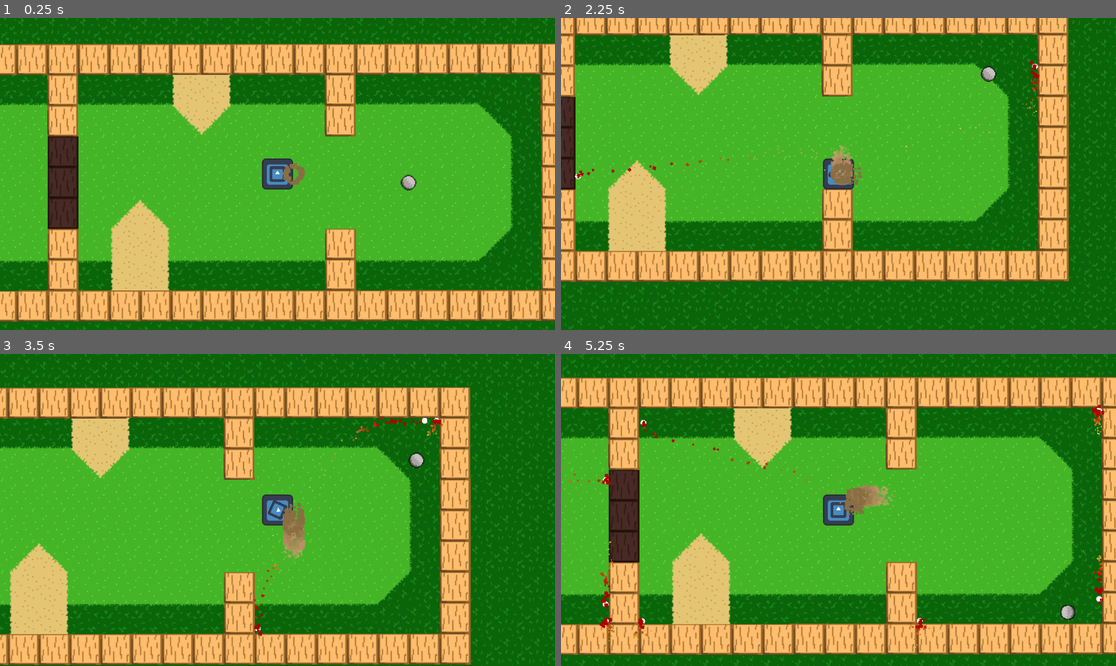
Above: before the commit, frames 1-4 (two rows, left to right).
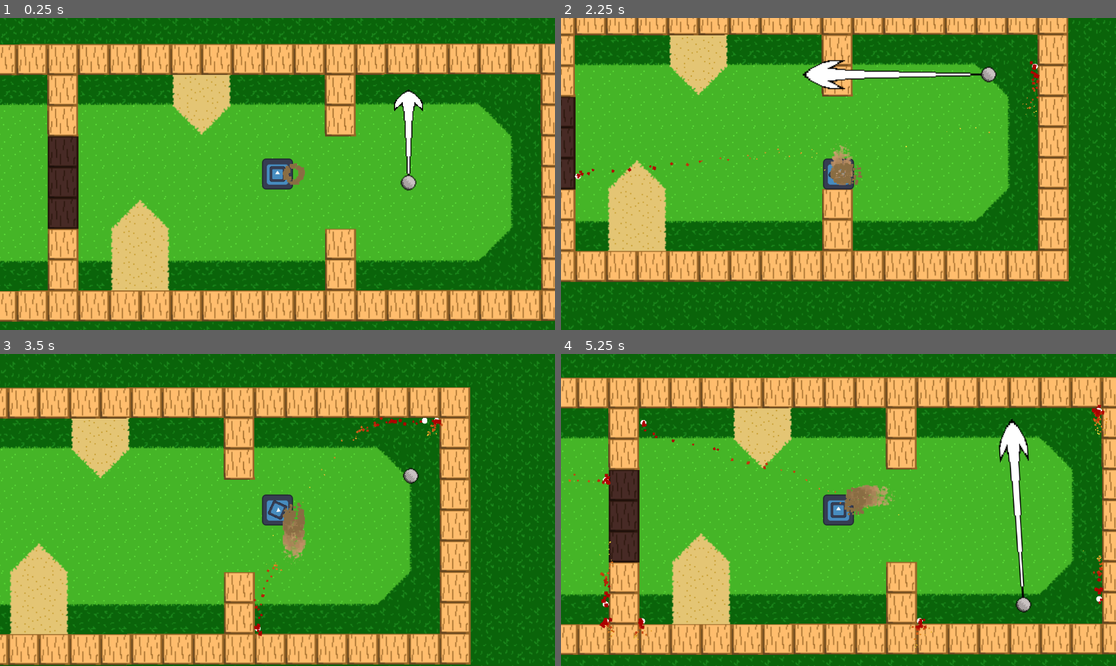
Above: after the commit, the same moments.

Repository: Sabertooth-Software/Bunker-Buster
Game: Godot game, scene res://Scenes/Levels/GolfTiles.tscn
Two runs of this game, one before a commit and one after it. Both use one fixed random seed, a clock stepped at 60 frames per second and the inputs below. The engine's default icon, where the game draws it, is replaced by a stand-in: a white triangle on a blue panel in a dark square.
Inputs (mouse positions are in pixels of both pictures, inside the frame that each line leads up to):
- Up to frame 1 (0.25 s): no input
- Up to frame 2 (2.25 s): move the mouse to (960, 158) at 0.52 s; press the mouse at (960, 158) at 0.53 s; hold Right (right) 0.53-1.28 s; tap Space (shoot) at 0.8, 1.35 s; move the mouse to (727, 189) at 1.27 s; release the mouse at (727, 189) at 1.28 s; hold S (down) 1.28-2.03 s; click (727, 189) at 1.55 s; move the mouse to (894, 105) at 2.02 s; press the mouse at (894, 105) at 2.03 s; hold Right (right) from 2.03 s (still down)
- Up to frame 3 (3.5 s): tap Space (shoot) at 2.3, 2.85 s; move the mouse to (249, 572) at 2.77 s; release Right (right) at 2.78 s; release the mouse at (249, 572) at 2.78 s; hold Up (up) from 2.78 s (still down); click (249, 572) at 3.05 s
- Up to frame 4 (5.25 s): move the mouse to (1005, 556) at 3.52 s; release Up (up) at 3.53 s; press the mouse at (1005, 556) at 3.53 s; hold A (left) 3.53-5.03 s; tap Space (shoot) at 3.8, 4.35 s; move the mouse to (672, 463) at 4.27 s; release the mouse at (672, 463) at 4.28 s; click (672, 463) at 4.55 s; move the mouse to (866, 510) at 5.02 s; press the mouse at (866, 510) at 5.03 s; hold S (down) from 5.03 s (still down)

The runs differ from the first frame. In frame 1, 0.5% of the frame differs, in the area x 70-77%, y 22-51%; in frame 2, 1.1%; in frame 3, 0.2%; in frame 4, 1.2%, in the area x 78-93%, y 20-86%.

Commit message:
Added putt arrow
Does not scale yet

Diff:
--- a/Scenes/Objects/golf_ball.tscn
+++ b/Scenes/Objects/golf_ball.tscn
@@ -1,8 +1,13 @@
-[gd_scene load_steps=6 format=3 uid="uid://7sckx3547nbi"]
+[gd_scene load_steps=8 format=3 uid="uid://7sckx3547nbi"]
 
 [ext_resource type="Texture2D" uid="uid://du2t4ebdidyeu" path="res://Assets/GolfBall.png" id="1_gpgr6"]
 [ext_resource type="Script" path="res://Scripts/Objects/golf_ball.gd" id="1_ka2a0"]
+[ext_resource type="Texture2D" uid="uid://7cevmelgguli" path="res://Assets/ArrowSprite.png" id="2_5yyv5"]
 [ext_resource type="PackedScene" uid="uid://2dq276mqwnck" path="res://Scenes/Components/terrain_detector.tscn" id="3_vy7mc"]
+
+[sub_resource type="PhysicsMaterial" id="PhysicsMaterial_ncb5b"]
+rough = true
+bounce = 1.0
 
 [sub_resource type="CircleShape2D" id="CircleShape2D_yno2n"]
 radius = 41.2689
@@ -12,9 +17,15 @@
 
 [node name="GolfBall" type="RigidBody2D"]
 collision_layer = 16
+physics_material_override = SubResource("PhysicsMaterial_ncb5b")
 gravity_scale = 2.66454e-15
 continuous_cd = 1
 script = ExtResource("1_ka2a0")
+
+[node name="Arrow" type="Sprite2D" parent="."]
+scale = Vector2(0.5, 0.5)
+texture = ExtResource("2_5yyv5")
+offset = Vector2(0, -97)
 
 [node name="Sprite2D" type="Sprite2D" parent="."]
 texture = ExtResource("1_gpgr6")
--- a/Scripts/Objects/golf_ball.gd
+++ b/Scripts/Objects/golf_ball.gd
@@ -1,8 +1,10 @@
 extends RigidBody2D
 
 @onready var terrain_detector: TerrainDetector = $TerrainDetector
+@onready var arrow: Node2D = $Arrow
 
 var _start_position: Vector2
+var _shoot_vector: Vector2
 
 # Called when the node enters the scene tree for the first time.
 func _ready():
@@ -13,10 +15,15 @@
 func _process(_delta):
 	if Input.is_action_just_pressed("putt"):
 		_start_position = get_global_mouse_position()
+	if Input.is_action_pressed("putt"):
+		_shoot_vector = _start_position - get_global_mouse_position()
+		#print((_start_position - get_global_mouse_position()).normalized())
+		arrow.scale.y = 1
+		arrow.rotation = _shoot_vector.normalized().angle() + (PI/2)
 	if Input.is_action_just_released("putt"):
-		var shoot_vector: Vector2 = _start_position - get_global_mouse_position()
-		shoot_vector = shoot_vector.normalized() * 100
-		apply_central_impulse(shoot_vector)
+		_shoot_vector = _shoot_vector.normalized() * 100
+		apply_central_impulse(_shoot_vector)
+		arrow.scale.y = 0
 
 func _on_terrain_chnaged(new_terrain: Terrain.Type):
 	print(new_terrain)
Binary file added: Assets/ArrowSprite.png
Not shown, added: Assets/ArrowSprite.png.import
